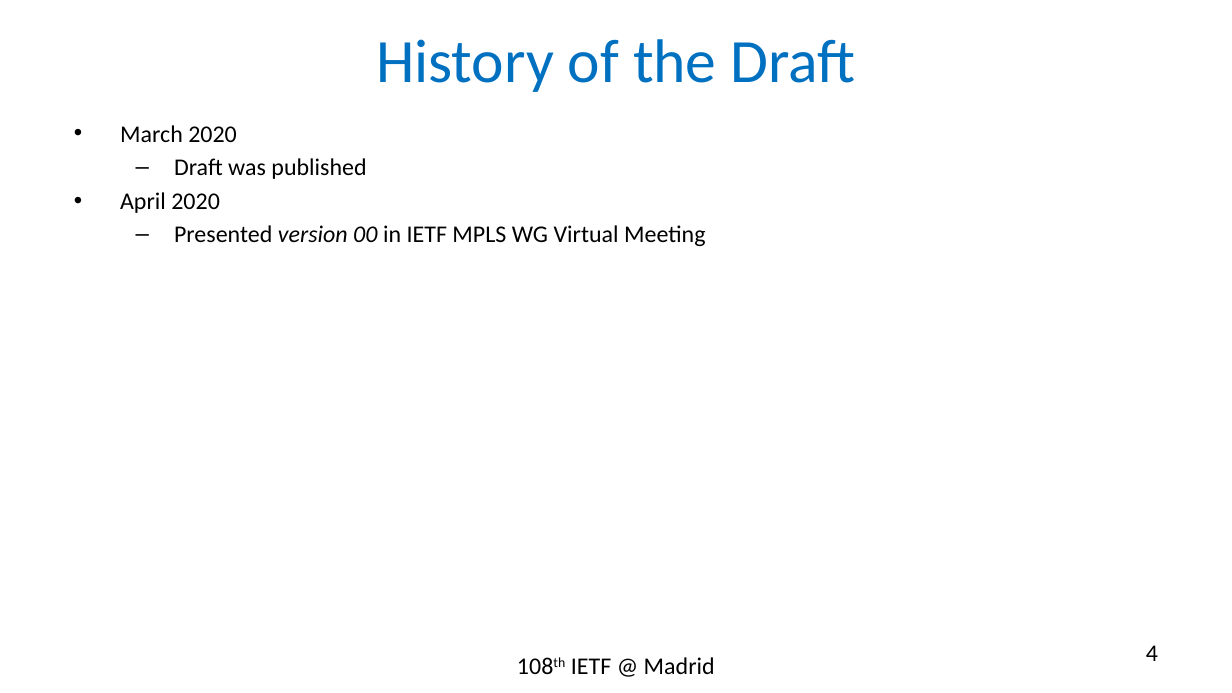
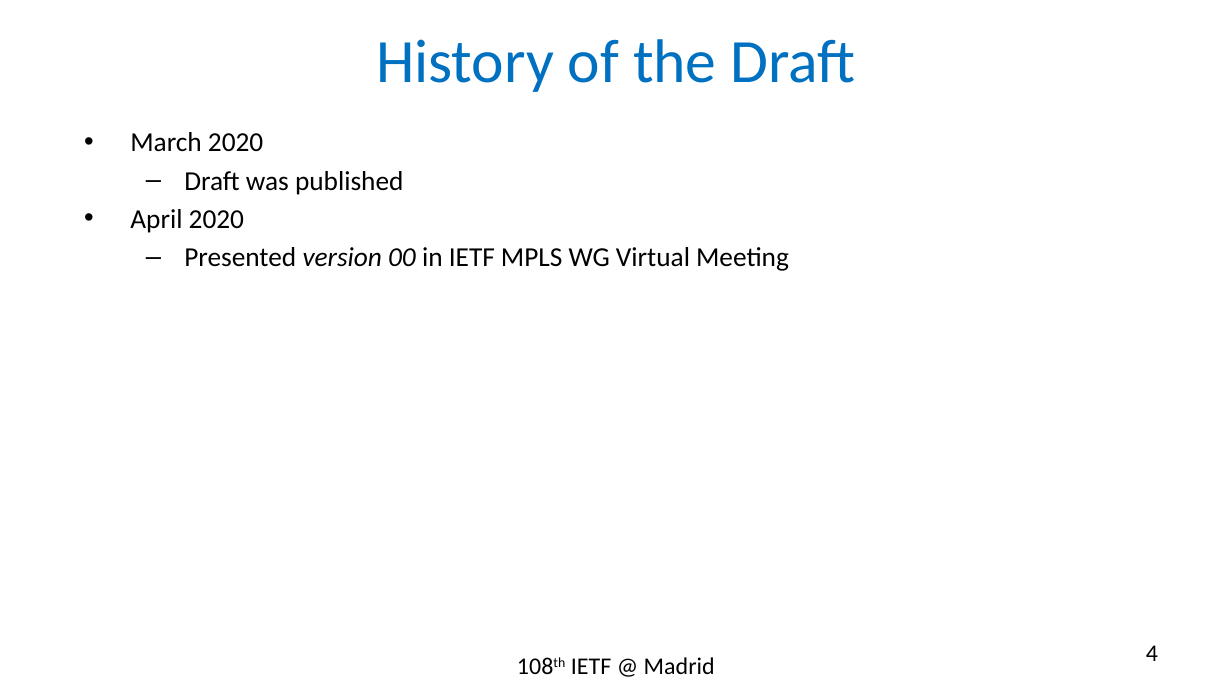
Before and after one commit to rakgandhi/ietf-slides, a slide deck: slide 4 of draft-gandhi-spring-sr-enhanced-plm-01.pptx. Drawn at 1232x693 pixels with LibreOffice and Linux fonts; fonts in the diff are those of the drawing. Boxes give left, top, right and bottom in pixels: in the first picture for what was removed or moved away, otherwise in the second. Text is boxed around its words. In the diff, an @@ line names an element or a change of style, - is before the commit and + after.

```diff
--- a/draft-gandhi-spring-sr-enhanced-plm-01.pptx
+++ b/draft-gandhi-spring-sr-enhanced-plm-01.pptx
@@ text "March 2020": place and size @@
-text "March 2020" at [120,125,705,246]
+text "March 2020" at [130,132,789,271]
@@ text "March 2020" at [130,132,789,271]: size 14 to 16 pt @@
```
Also in this commit, not shown: 1 other file.
